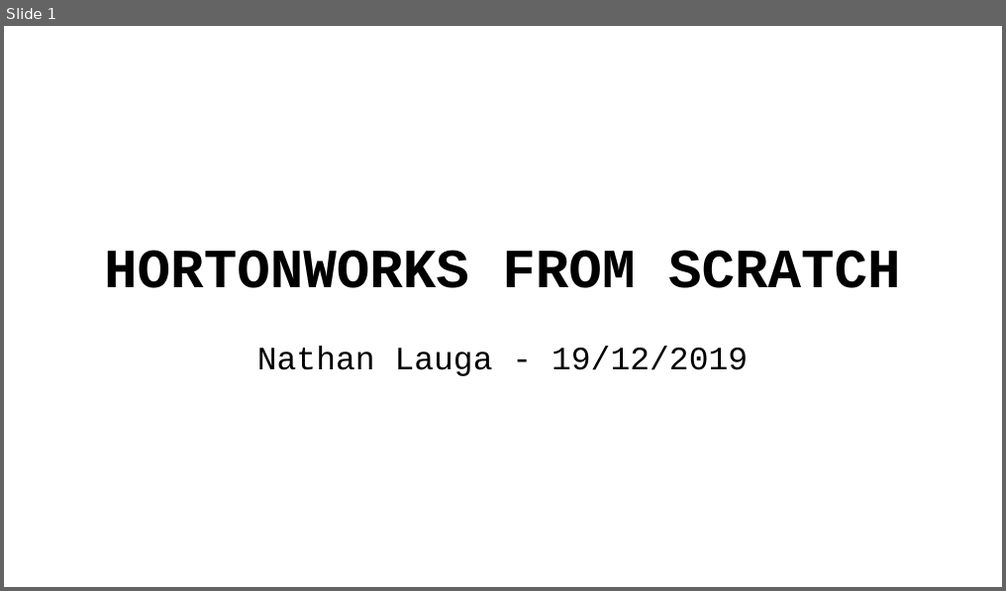
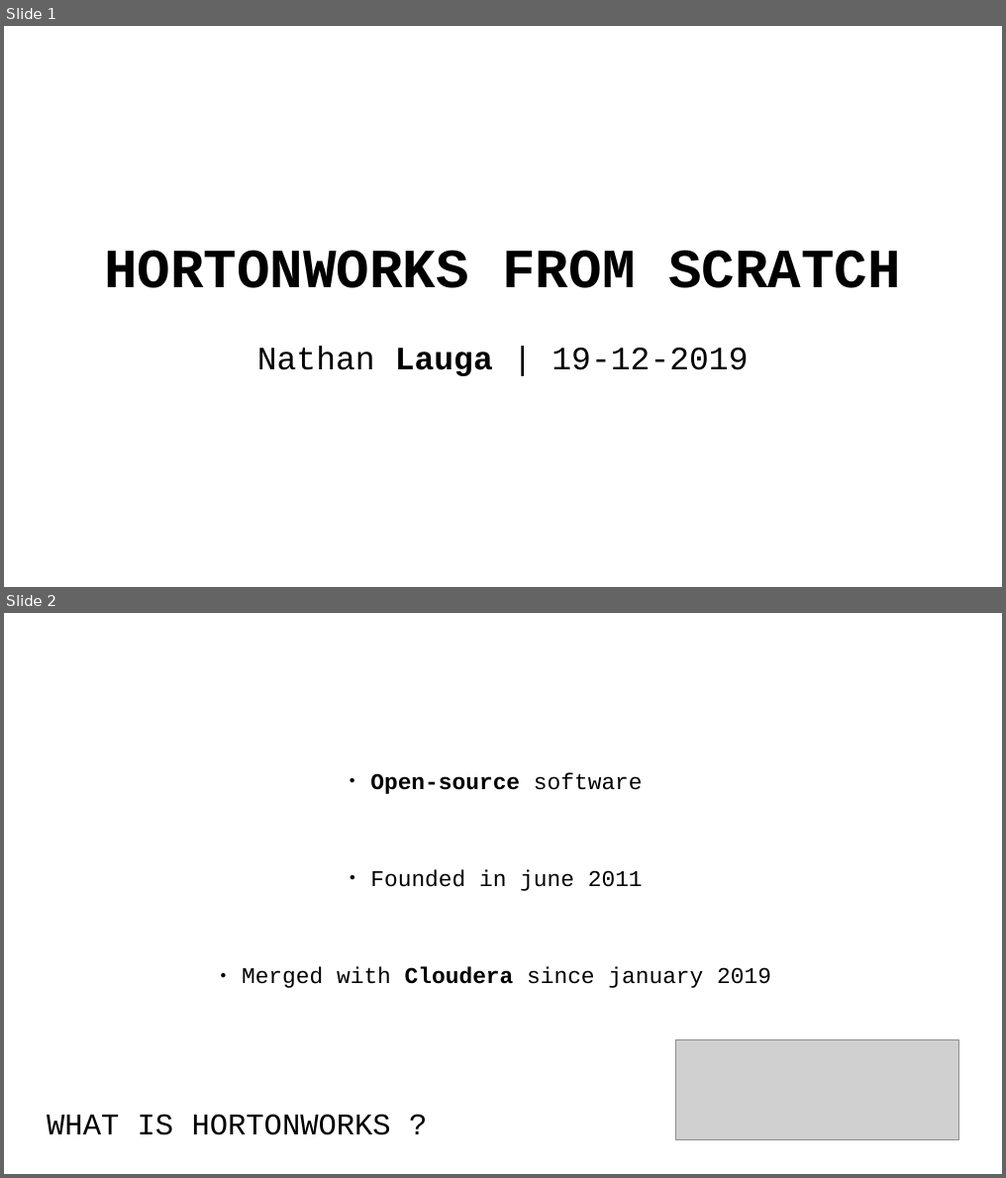
Before and after one commit to Nathanlauga/aws-hdp3.1.4-cluster, a slide deck: presentation.odp. Shown one above the other, each under a label of ours: slide 1 before the commit, slides 1 and 2 after it. The pictures are 1006x591 and 1006x1178 pixels, drawn with LibreOffice and Linux fonts; fonts in the diff are those of the drawing; grey boxes stand for pictures. Boxes give left, top, right and bottom in pixels: in the first picture for what was removed or moved away, otherwise in the second. Text is boxed around its words. In the diff, an @@ line names an element or a change of style, - is before the commit and + after.

```diff
--- a/presentation.odp
+++ b/presentation.odp
@@ slide 2 added at (x1=4, y1=613, x2=1002, y2=1174), background #FFFFFF @@
@@ text added at (x1=242, y1=772, x2=771, y2=988), 18 pt, text #000000 @@
+● Open-source software
+● Founded in june 2011
+● Merged with Cloudera since january 2019
@@ picture added at (x1=676, y1=1041, x2=959, y2=1141) @@
@@ title added at (x1=47, y1=1114, x2=391, y2=1136), 24 pt, text #000000 @@
+WHAT IS HORTONWORKS ?
@@ slide 1 changed as well @@
@@ subtitle at (x1=257, y1=346, x2=747, y2=376): text changed @@
-Nathan Lauga - 19/12/2019
+Nathan Lauga | 19-12-2019
```
Also in this commit, not shown: 1 other slide changed, 12 other slides added, 10 other files.
